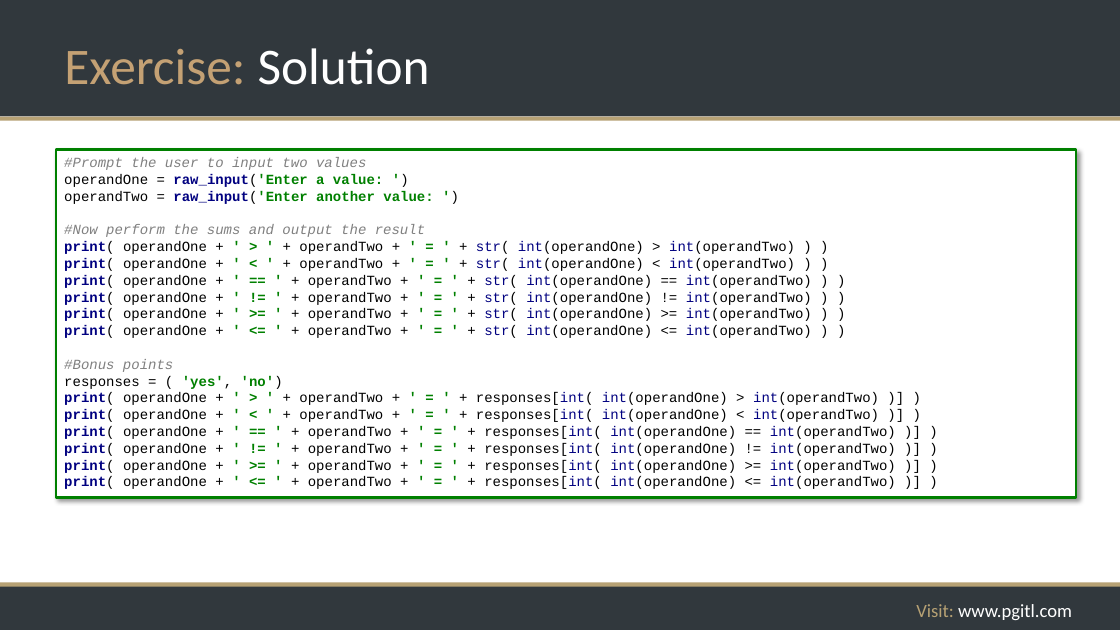
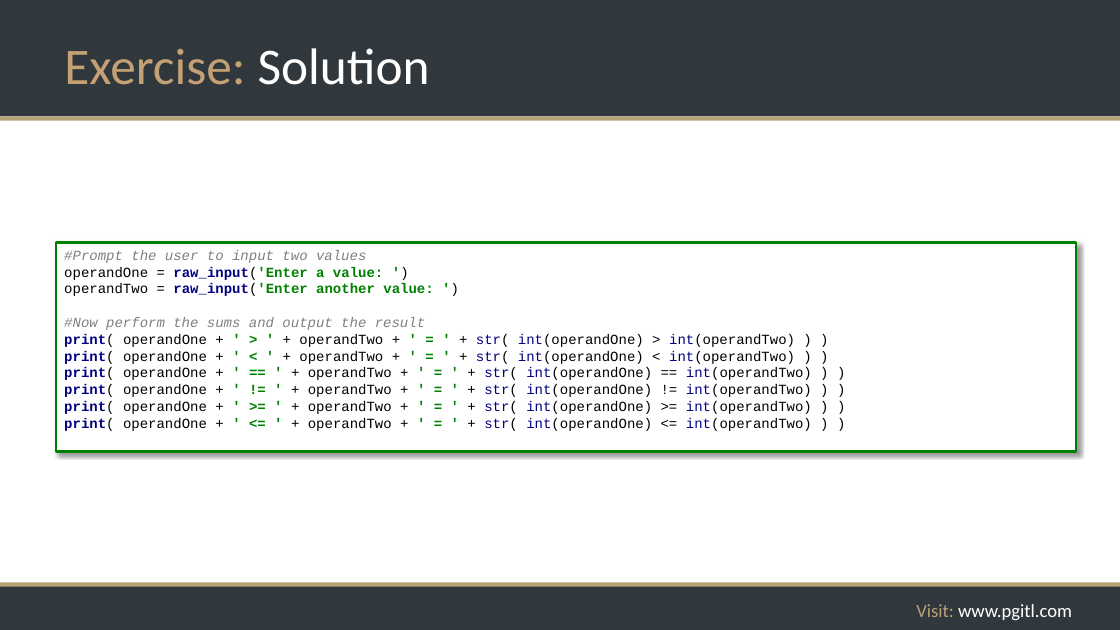
Before and after one commit to rikkouri/project-a, a slide deck: slide 73 of Programming Foundations.pptx (slide 74 before the commit). Drawn at 1120x630 pixels with LibreOffice and Linux fonts; fonts in the diff are those of the drawing; background and template pictures are left out. Boxes give left, top, right and bottom in pixels: in the first picture for what was removed or moved away, otherwise in the second. Text is boxed around its words. In the diff, an @@ line names an element or a change of style, - is before the commit and + after.

```diff
--- a/Programming Foundations.pptx
+++ b/Programming Foundations.pptx
@@ rectangle "#Prompt the user to input ...": place and size @@
-rectangle "#Prompt the user to input ..." at box(56, 150, 1076, 497)
+rectangle "#Prompt the user to input ..." at box(56, 242, 1076, 451)
@@ text in rectangle at box(64, 250, 812, 431): text changed @@
-#Prompt the user to input two values
-operandOne = raw_input('Enter a value: ')
-operandTwo = raw_input('Enter another value: ')
-#Now perform the sums and output the result
-print( operandOne + ' > ' + operandTwo + ' = ' + str( int(operandOne) > int(operandTwo) ) )
-print( operandOne + ' < ' + operandTwo + ' = ' + str( int(operandOne) < int(operandTwo) ) )
-print( operandOne + ' == ' + operandTwo + ' = ' + str( int(operandOne) == int(operandTwo) ) )
-print( operandOne + ' != ' + operandTwo + ' = ' + str( int(operandOne) != int(operandTwo) ) )
-print( operandOne + ' >= ' + operandTwo + ' = ' + str( int(operandOne) >= int(operandTwo) ) )
-print( operandOne + ' <= ' + operandTwo + ' = ' + str( int(operandOne) <= int(operandTwo) ) )
-#Bonus points
-responses = ( 'yes', 'no')
-print( operandOne + ' > ' + operandTwo + ' = ' + responses[int( int(operandOne) > int(operandTwo) )] )
-print( operandOne + ' < ' + operandTwo + ' = ' + responses[int( int(operandOne) < int(operandTwo) )] )
-print( operandOne + ' == ' + operandTwo + ' = ' + responses[int( int(operandOne) == int(operandTwo) )] )
-print( operandOne + ' != ' + operandTwo + ' = ' + responses[int( int(operandOne) != int(operandTwo) )] )
-print( operandOne + ' >= ' + operandTwo + ' = ' + responses[int( int(operandOne) >= int(operandTwo) )] )
-print( operandOne + ' <= ' + operandTwo + ' = ' + responses[int( int(operandOne) <= int(operandTwo) )] )
+#Prompt the user to input two values
+operandOne = raw_input('Enter a value: ')
+operandTwo = raw_input('Enter another value: ')
+#Now perform the sums and output the result
+print( operandOne + ' > ' + operandTwo + ' = ' + str( int(operandOne) > int(operandTwo) ) )
+print( operandOne + ' < ' + operandTwo + ' = ' + str( int(operandOne) < int(operandTwo) ) )
+print( operandOne + ' == ' + operandTwo + ' = ' + str( int(operandOne) == int(operandTwo) ) )
+print( operandOne + ' != ' + operandTwo + ' = ' + str( int(operandOne) != int(operandTwo) ) )
+print( operandOne + ' >= ' + operandTwo + ' = ' + str( int(operandOne) >= int(operandTwo) ) )
+print( operandOne + ' <= ' + operandTwo + ' = ' + str( int(operandOne) <= int(operandTwo) ) )
```
Also in this commit, not shown: 2 other slides changed, 1 slide added, 2 slides removed.
